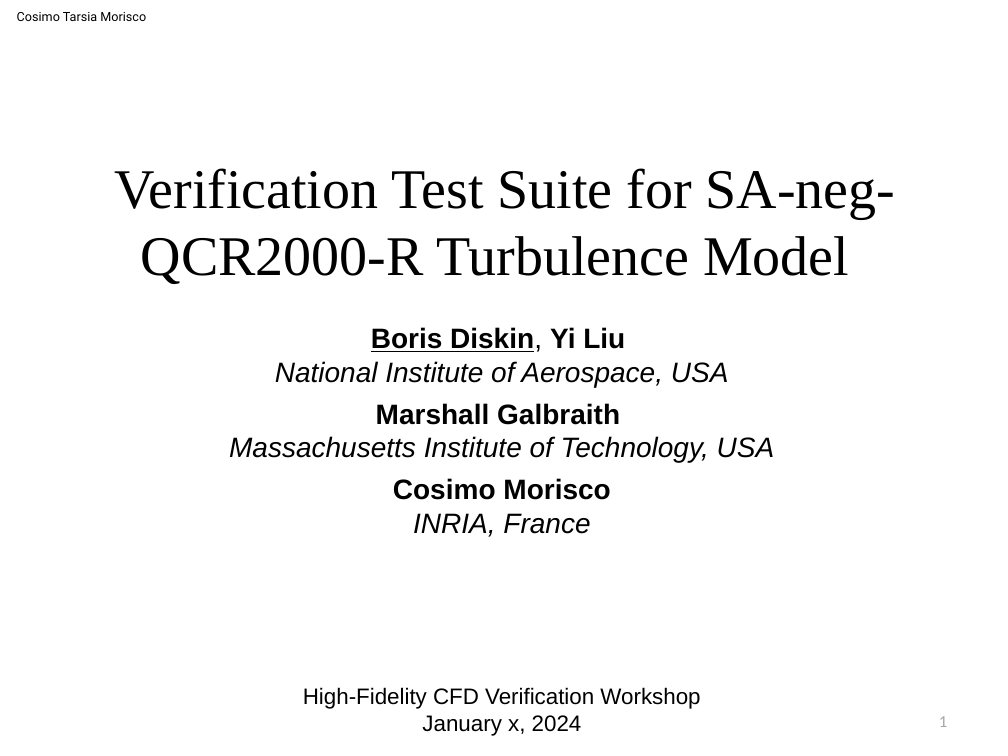
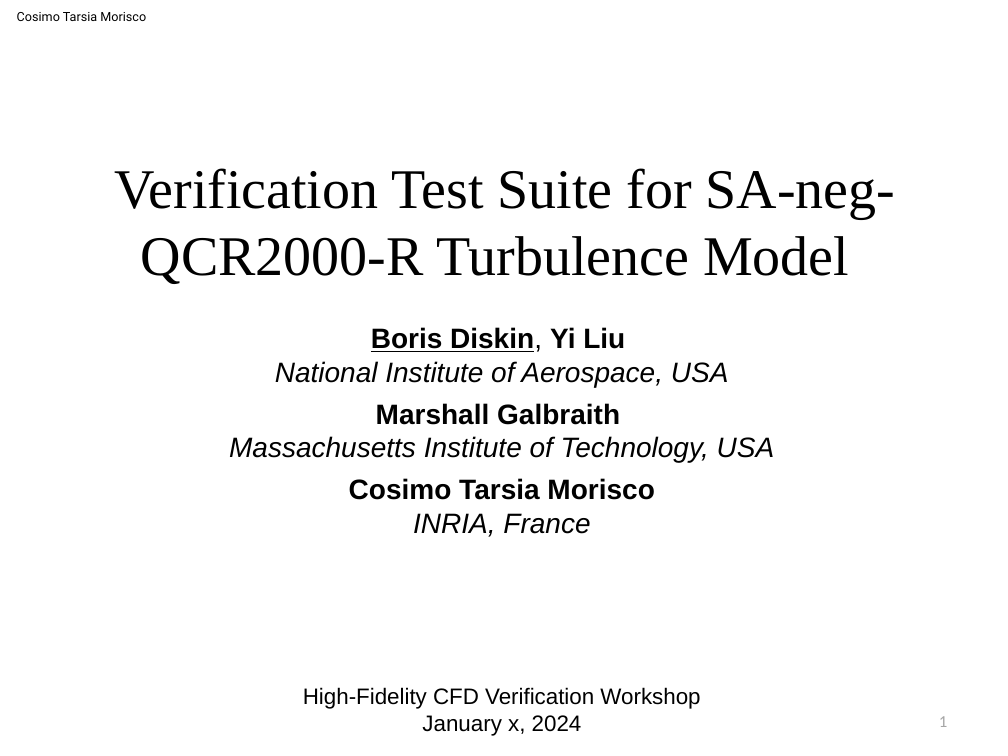
Before and after one commit to HighFidelityCFDVerificationWorkshop/2024RANS, a slide deck: slide 1 of Joukowski_Results/JA_progress.pptx. Drawn at 1008x756 pixels with LibreOffice and Linux fonts; fonts in the diff are those of the drawing. Boxes give left, top, right and bottom in pixels: in the first picture for what was removed or moved away, otherwise in the second. Text is boxed around its words. In the diff, an @@ line names an element or a change of style, - is before the commit and + after.

Commit message:
Fix Cosimo's surname

```diff
--- a/Joukowski_Results/JA_progress.pptx
+++ b/Joukowski_Results/JA_progress.pptx
@@ text at bbox=[349, 478, 654, 500]: text changed @@
-Cosimo Morisco
+Cosimo Tarsia Morisco
```
